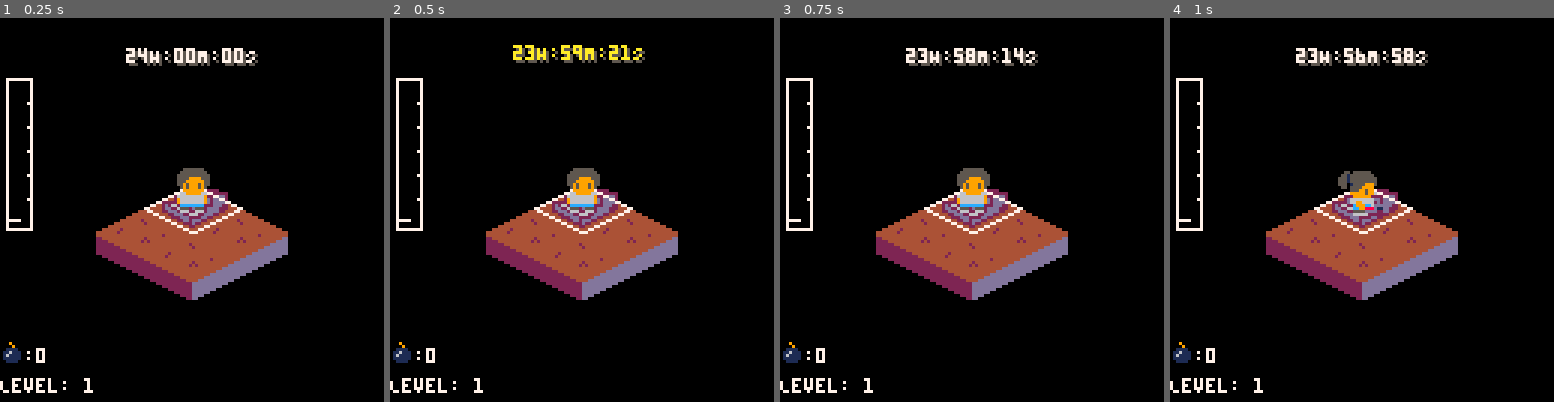
Above: before the commit, frames 1-4 (left to right).
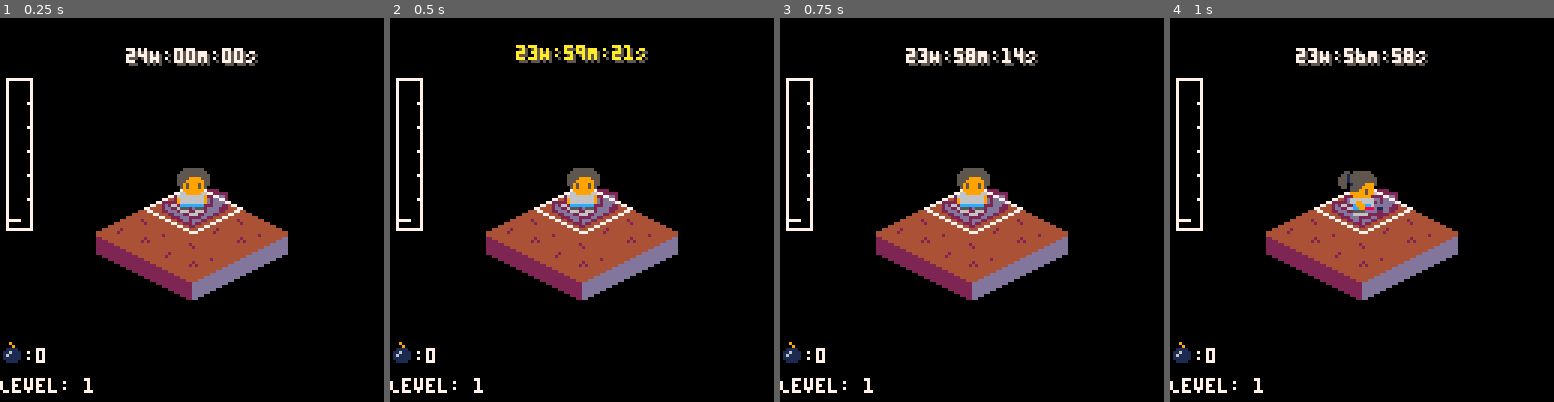
Above: after the commit, the same moments.

Repository: scottnm/collards.p8
Game: PICO-8 cartridge collards.p8
Two runs of this game, one before a commit and one after it. Both use one fixed random seed, a clock stepped at 60 frames per second and the inputs below.
Inputs:
- Up to frame 1 (0.25 s): no input
- Up to frame 2 (0.5 s): tap X (X key) at 0.33 s
- Up to frame 3 (0.75 s): tap O (Z key) at 0.7 s
- Up to frame 4 (1 s): no input

Frame 1 is identical in both runs. In frame 2, 1.0% of the frame differs, in the area x 32-68%, y 7-12%; in frame 3, nothing differs; in frame 4, nothing differs.

Commit message:
center the altar tile for shits and gigs

Diff:
--- a/main.lua
+++ b/main.lua
@@ -582,22 +582,6 @@
     for bomb in all(g_bombs) do
         bomb.draw()
     end
-
-    -- FIXME: tmp!!!!
-    -- draw interference values
-    -- for cell in all(g_map.cells) do
-    --     if cell.interference != nil then
-    --         local i = flr(cell.interference * 100)/100
-    --         line(cell.pos.x, cell.pos.y, g_player.pos.x, g_player.pos.y, Colors.White)
-    --         mp = cell.pos
-    --         rectfill(mp.x, mp.y, mp.x + 15, mp.y + 6, Colors.Black)
-    --         print(""..i, mp.x, mp.y, Colors.White)
-    --     end
-    -- end
-    -- g_player.interference = g_player.interference or 0
-    -- local pi = flr(g_player.interference * 100)/100
-    -- rectfill(g_player.pos.x, g_player.pos.y, g_player.pos.x + 15, g_player.pos.y+6, Colors.Black)
-    -- print(""..pi, g_player.pos.x, g_player.pos.y, Colors.White)
 
     -- uncomment to display anim state for debugging
     -- dbg_display_anim_state(g_player, { x = 0, y = 60 }, g_anims)
@@ -982,14 +966,13 @@
     -- Last but not least, we'll create the last level. This level has unique structure and is created last
     -- It's just the single goal item in the middle of an empty layer.
     local final_map = gen_empty_level(num_maps, MAX_TILE_LINE())
+    -- set the altar point in middle
+    local altar_cell_idx = flr(#final_map.cells / 2) + 1
+    final_map.cells[altar_cell_idx].tile = make_tile(true, TileType.Altar)
+    final_map.cells[altar_cell_idx].tile.has_book = true
     -- set the final level's entry
     local final_map_start_iso_idx = select_random_empty_tile_idx_from_map(final_map)
     final_map.cells[final_map_start_iso_idx].tile = make_tile(true, TileType.FloorEntry)
-    -- FIXME: maybe the altar should always be in the middle
-    -- set the altar point
-    local altar_cell_idx = select_random_empty_tile_idx_from_map(final_map)
-    final_map.cells[altar_cell_idx].tile = make_tile(true, TileType.Altar)
-    final_map.cells[altar_cell_idx].tile.has_book = true
     -- turn every other cell into a stone floor cell
     for cell in all(final_map.cells) do
         if cell.tile.type == TileType.Empty then
